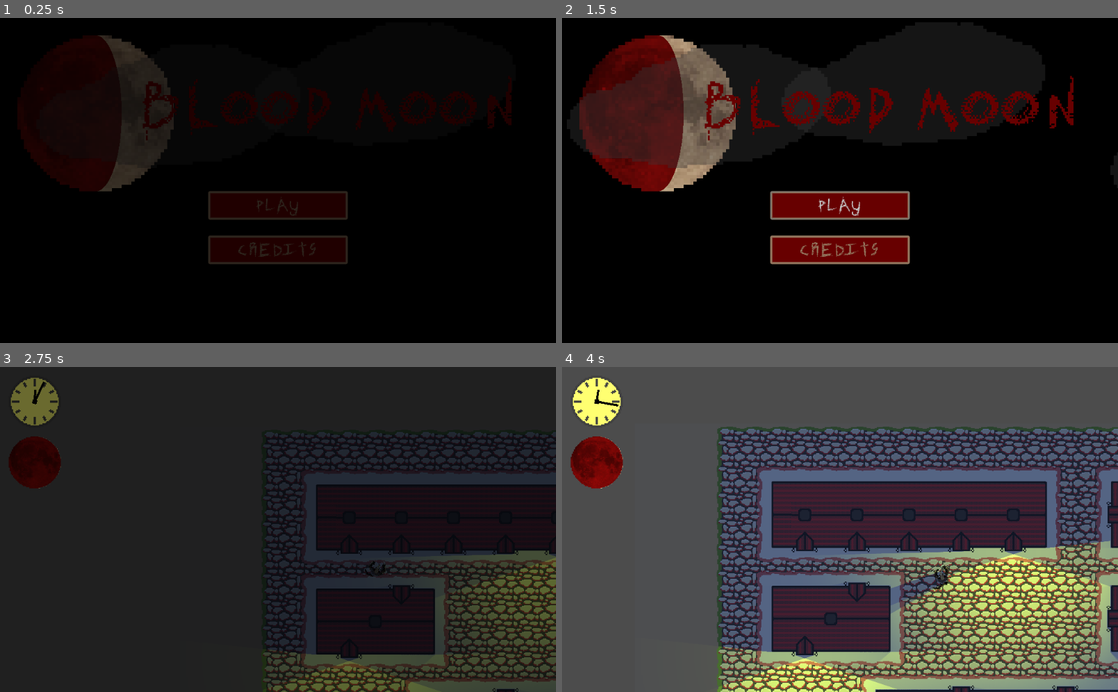
Above: before the commit, frames 1-4 (two rows, left to right).
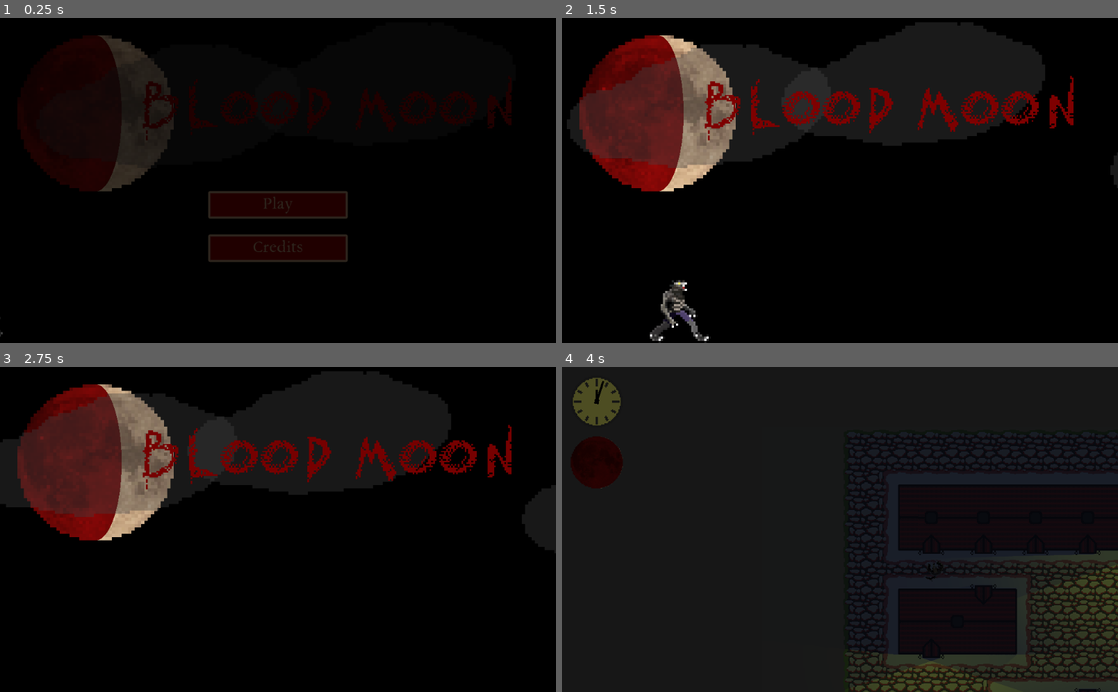
Above: after the commit, the same moments.

Repository: marc-hugh-tom/game-off-2020
Game: Godot game, scene res://nodes/SceneManager.tscn
Same seed, same stepped clock (60 frames per second), same inputs: the game is played once before the commit and once after it.
Inputs (mouse positions are in pixels of both pictures, inside the frame that each line leads up to):
- Up to frame 1 (0.25 s): no input
- Up to frame 2 (1.5 s): click "Play" at 0.5 s; click "Play" at 1.25 s
- Up to frame 3 (2.75 s): move the mouse to (400, 513) at 2.02 s; press the mouse at (400, 513) at 2.03 s; hold D (right) from 2.03 s (still down)
- Up to frame 4 (4 s): move the mouse to (728, 545) at 2.77 s; release D (right) at 2.78 s; release the mouse at (728, 545) at 2.78 s; hold S (down) 2.78-3.53 s; right-click (728, 545) at 2.85 s; move the mouse to (895, 458) at 3.52 s; press the mouse at (895, 458) at 3.53 s; hold D (right) from 3.53 s (still down)

The runs differ from the first frame. In frame 1, 0.6% of the frame differs, in the area x 0-63%, y 55-99%; in frame 2, 7.8%; in frame 3, 76%; in frame 4, 94%, in the area x 0-100%, y 0-100%.

Commit message:
Added werewolf to main menu

Diff:
--- a/nodes/MenuState.tscn
+++ b/nodes/MenuState.tscn
@@ -1,12 +1,23 @@
-[gd_scene load_steps=9 format=2]
+[gd_scene load_steps=21 format=2]
 
 [ext_resource path="res://scripts/MenuState.gd" type="Script" id=1]
 [ext_resource path="res://shaders/Moon.shader" type="Shader" id=2]
 [ext_resource path="res://scripts/Moon.gd" type="Script" id=3]
 [ext_resource path="res://assets/sprites/ui/moon.png" type="Texture" id=4]
 [ext_resource path="res://nodes/ui/ButtonTheme.tres" type="Theme" id=5]
+[ext_resource path="res://assets/sprites/menu/werewolf/side_walk_07.png" type="Texture" id=6]
+[ext_resource path="res://assets/sprites/menu/werewolf/side_walk_06.png" type="Texture" id=7]
+[ext_resource path="res://assets/sprites/menu/werewolf/side_walk_05.png" type="Texture" id=8]
+[ext_resource path="res://assets/sprites/menu/werewolf/side_walk_03.png" type="Texture" id=9]
+[ext_resource path="res://assets/sprites/menu/werewolf/side_walk_04.png" type="Texture" id=10]
+[ext_resource path="res://assets/sprites/menu/werewolf/side_walk_02.png" type="Texture" id=11]
+[ext_resource path="res://assets/sprites/menu/werewolf/side_walk_11.png" type="Texture" id=12]
+[ext_resource path="res://assets/sprites/menu/werewolf/side_walk_08.png" type="Texture" id=13]
+[ext_resource path="res://assets/sprites/menu/werewolf/side_walk_09.png" type="Texture" id=14]
+[ext_resource path="res://assets/sprites/menu/werewolf/side_walk_10.png" type="Texture" id=15]
+[ext_resource path="res://assets/sprites/menu/werewolf/side_walk_01.png" type="Texture" id=16]
 
-[sub_resource type="ShaderMaterial" id=3]
+[sub_resource type="ShaderMaterial" id=1]
 shader = ExtResource( 2 )
 shader_param/t = 0.667
 shader_param/red_colour = Color( 0.580392, 0.0392157, 0.0392157, 1 )
@@ -14,9 +25,17 @@
 [sub_resource type="DynamicFontData" id=2]
 font_path = "res://raw_assets/font/Scratch.ttf"
 
-[sub_resource type="DynamicFont" id=1]
+[sub_resource type="DynamicFont" id=3]
 size = 200
 font_data = SubResource( 2 )
+
+[sub_resource type="SpriteFrames" id=4]
+animations = [ {
+"frames": [ ExtResource( 16 ), ExtResource( 11 ), ExtResource( 9 ), ExtResource( 10 ), ExtResource( 8 ), ExtResource( 7 ), ExtResource( 6 ), ExtResource( 13 ), ExtResource( 14 ), ExtResource( 15 ), ExtResource( 12 ) ],
+"loop": true,
+"name": "default",
+"speed": 8.0
+} ]
 
 [node name="MenuState" type="Node2D"]
 script = ExtResource( 1 )
@@ -82,15 +101,22 @@
 
 [node name="StartButton" type="Button" parent="Menu/VBox"]
 margin_right = 256.0
-margin_bottom = 52.0
+margin_bottom = 50.0
 rect_min_size = Vector2( 0, 50 )
 theme = ExtResource( 5 )
 text = "Play"
 
 [node name="CreditsButton" type="Button" parent="Menu/VBox"]
-margin_top = 82.0
+margin_top = 80.0
 margin_right = 256.0
-margin_bottom = 134.0
+margin_bottom = 130.0
 rect_min_size = Vector2( 0, 50 )
 theme = ExtResource( 5 )
 text = "Credits"
+
+[node name="Werewolf" type="AnimatedSprite" parent="."]
+position = Vector2( -64, 540 )
+scale = Vector2( 4, 4 )
+frames = SubResource( 4 )
+frame = 3
+playing = true
--- a/nodes/ui/ButtonTheme.tres
+++ b/nodes/ui/ButtonTheme.tres
@@ -1,13 +1,13 @@
 [gd_resource type="Theme" load_steps=6 format=2]
 
-[sub_resource type="DynamicFontData" id=10]
-font_path = "res://raw_assets/font/Scratch.ttf"
+[sub_resource type="DynamicFontData" id=1]
+font_path = "res://raw_assets/font/Aquifer.ttf"
 
-[sub_resource type="DynamicFont" id=11]
-size = 48
-font_data = SubResource( 10 )
+[sub_resource type="DynamicFont" id=2]
+size = 28
+font_data = SubResource( 1 )
 
-[sub_resource type="StyleBoxFlat" id=7]
+[sub_resource type="StyleBoxFlat" id=3]
 bg_color = Color( 0.764706, 0, 0, 1 )
 border_width_left = 4
 border_width_top = 4
@@ -47,9 +47,9 @@
 Button/colors/font_color_hover = Color( 0.94, 0.94, 0.94, 1 )
 Button/colors/font_color_pressed = Color( 1, 1, 1, 1 )
 Button/constants/hseparation = 2
-Button/fonts/font = SubResource( 11 )
+Button/fonts/font = SubResource( 2 )
 Button/styles/disabled = null
 Button/styles/focus = null
-Button/styles/hover = SubResource( 7 )
-Button/styles/normal = SubResource( 9 )
-Button/styles/pressed = SubResource( 8 )
+Button/styles/hover = SubResource( 3 )
+Button/styles/normal = SubResource( 4 )
+Button/styles/pressed = SubResource( 5 )
--- a/scripts/Cloud.gd
+++ b/scripts/Cloud.gd
@@ -5,8 +5,15 @@
 
 var current_speed = 0.0
 
+var destroy_x
+
 func _ready():
 	current_speed = rand_range(min_cloud_speed, max_cloud_speed)
 
 func _process(delta):
 	position.x += max(0, delta) * current_speed
+	if position.x < destroy_x:
+		queue_free()
+
+func set_destroy_x(input_x):
+	destroy_x = input_x
--- a/scripts/MenuState.gd
+++ b/scripts/MenuState.gd
@@ -3,13 +3,23 @@
 signal start_game
 signal start_credits
 
+# Werewolf settings
+var werewolf_speed = 100.0
+
+# Cloud settings
 var number_of_cloud_variants = 2
 var number_of_initial_clouds = 3
 var min_cloud_timer = 5.0
 var max_cloud_timer = 10.0
+var off_screen_spawn_offset = 300
 onready var min_cloud_y = get_viewport_rect().size.y / 2
 onready var max_cloud_y = min_cloud_y - 200
-onready var start_x = get_viewport_rect().size.x + 300
+onready var start_x = (get_viewport_rect().size.x +
+	off_screen_spawn_offset)
+
+# Variables
+var werewolf_bounds = []
+var start_game_bool = false
 
 func _ready():
 	$Menu/VBox/StartButton.connect(
@@ -18,6 +28,13 @@
 		"button_up", self, "start_credits")
 	spawn_initial_clouds()
 	setup_cloud_timer()
+	setup_werewolf()
+
+func setup_werewolf():
+	werewolf_bounds.append(-$Werewolf.get_scale().x *
+		$Werewolf.frames.get_frame("default", 0).get_size().x)
+	werewolf_bounds.append(get_viewport_rect().size.x -
+		werewolf_bounds[0])
 
 func setup_cloud_timer():
 	var cloud_timer = Timer.new()
@@ -27,7 +44,10 @@
 	cloud_timer.start(rand_range(min_cloud_timer, max_cloud_timer))
 
 func start_game():
-	emit_signal("start_game")
+	start_game_bool = true
+	werewolf_speed *= 8.0
+	$Werewolf.set_speed_scale(2.0)
+	$Menu/VBox.hide()
 
 func start_credits():
 	emit_signal("start_credits")
@@ -43,6 +63,7 @@
 			floor(rand_range(0.0, start_x)),
 			floor(rand_range(min_cloud_y, max_cloud_y))
 		))
+		cloud.set_destroy_x(-off_screen_spawn_offset)
 
 func spawn_cloud():
 	var cloud = load("res://nodes/Cloud.tscn").instance()
@@ -52,4 +73,22 @@
 	cloud.set_position(Vector2(
 		start_x, floor(rand_range(min_cloud_y, max_cloud_y))
 	))
+	cloud.set_destroy_x(-off_screen_spawn_offset)
 	$CloudTimer.start(rand_range(min_cloud_timer, max_cloud_timer))
+
+func _process(delta):
+	if not $Werewolf == null:
+		var new_werewolf_position = ($Werewolf.position.x +
+			delta * werewolf_speed)
+		if (new_werewolf_position <= werewolf_bounds[0] or
+			werewolf_bounds[1] <= new_werewolf_position):
+			flip_werewolf()
+		$Werewolf.position.x += delta * werewolf_speed
+
+func flip_werewolf():
+	if start_game_bool:
+		$Werewolf.queue_free()
+		emit_signal("start_game")
+	else:
+		$Werewolf.set_flip_h(!$Werewolf.is_flipped_h())
+		werewolf_speed *= -1
Binary file added: assets/sprites/menu/werewolf/side_walk_01.png
Not shown, added: assets/sprites/menu/werewolf/side_walk_01.png.import
Binary file added: assets/sprites/menu/werewolf/side_walk_02.png
Not shown, added: assets/sprites/menu/werewolf/side_walk_02.png.import
Binary file added: assets/sprites/menu/werewolf/side_walk_03.png
Not shown, added: assets/sprites/menu/werewolf/side_walk_03.png.import
Binary file added: assets/sprites/menu/werewolf/side_walk_04.png
Not shown, added: assets/sprites/menu/werewolf/side_walk_04.png.import
Binary file added: assets/sprites/menu/werewolf/side_walk_05.png
Not shown, added: assets/sprites/menu/werewolf/side_walk_05.png.import
Binary file added: assets/sprites/menu/werewolf/side_walk_06.png
Not shown, added: assets/sprites/menu/werewolf/side_walk_06.png.import
(and 12 more such lines)
